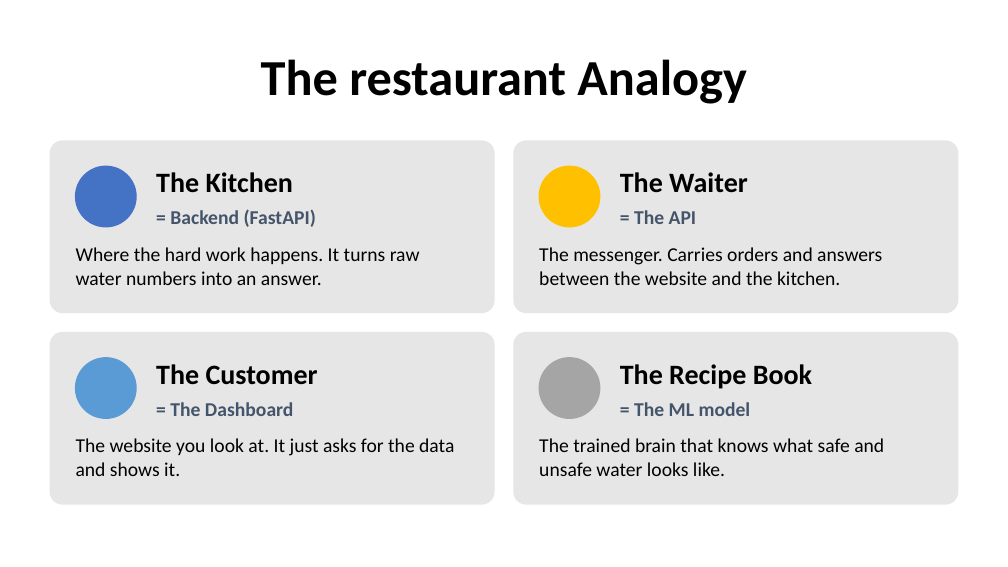
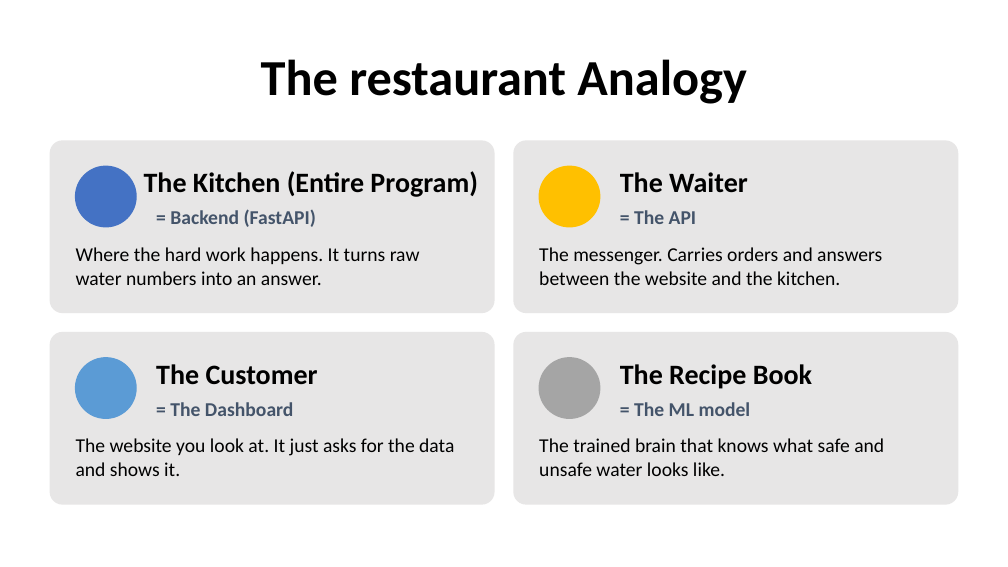
Before and after one commit to sammysudo/AquaCode-Live-Site-Dashboard, a slide deck: slide 3 of Web Dev AquaCode-full-slides-fixed.pptx. Drawn at 1008x567 pixels with LibreOffice and Linux fonts; fonts in the diff are those of the drawing. Boxes give left, top, right and bottom in pixels: in the first picture for what was removed or moved away, otherwise in the second. Text is boxed around its words. In the diff, an @@ line names an element or a change of style, - is before the commit and + after.

```diff
--- a/Web Dev AquaCode-full-slides-fixed.pptx
+++ b/Web Dev AquaCode-full-slides-fixed.pptx
@@ text at <box>144,171,478,197</box>: text changed @@
-The Kitchen
+The Kitchen (Entire Program)
```
Also in this commit, not shown: 7 other slides changed, 1 slide added, 8 other files.
